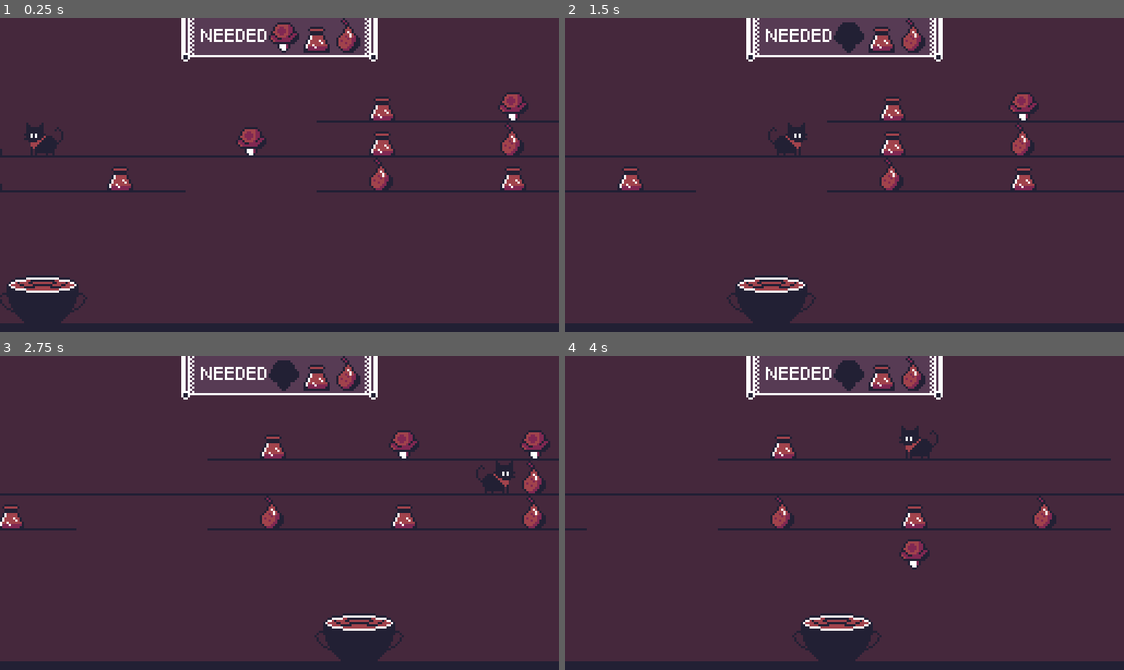
Above: before the commit, frames 1-4 (two rows, left to right).
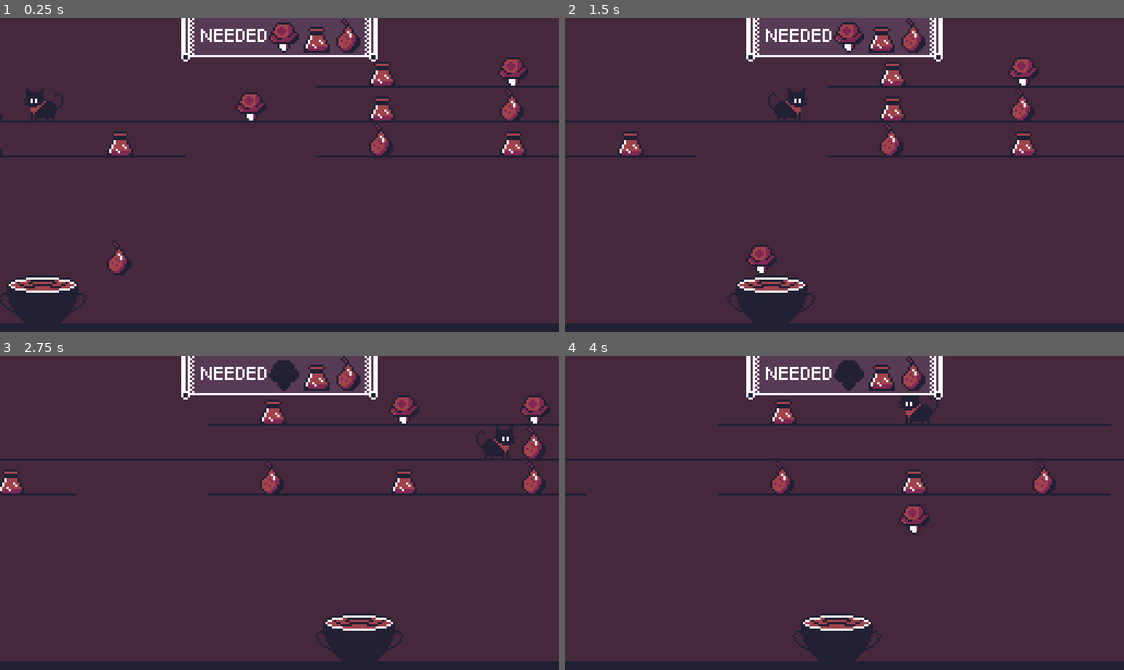
Above: after the commit, the same moments.

Repository: Bazooh/BlackCatJam
Game: Godot game, scene res://level/level.tscn
The game is run twice, just before and just after one commit, with the same random seed, the same clock (stepped at 60 frames per second) and the same inputs.
Inputs:
- Up to frame 1 (0.25 s): no input
- Up to frame 2 (1.5 s): hold Right (right) 0.53-1.28 s; hold S (down) from 1.28 s (still down)
- Up to frame 3 (2.75 s): release S (down) at 2.03 s; hold Right (right) from 2.03 s (still down)
- Up to frame 4 (4 s): release Right (right) at 2.78 s; hold W (up) 2.78-3.53 s; hold A (left) from 3.53 s (still down)

The runs differ from the first frame. In frame 1, 5.6% of the frame differs, in the area x 0-100%, y 12-82%; in frame 2, 5.2%; in frame 3, 5.9%, in the area x 0-100%, y 12-56%; in frame 4, 4.7%.

Commit message:
die if no space left

Diff:
--- a/entities/cat.gd
+++ b/entities/cat.gd
@@ -61,3 +61,8 @@
 
 	if not has_platform_below() or check_holes.global_position.x < 0 or check_holes.global_position.x > get_viewport_rect().size.x:
 		change_direction()
+
+		await get_tree().create_timer(2 * delta).timeout
+		if not has_platform_below():
+			print("Game Over")
+			queue_free()
--- a/level/level.tscn
+++ b/level/level.tscn
@@ -14,7 +14,7 @@
 centered = false
 
 [node name="Cat" parent="." instance=ExtResource("2_xf2dh")]
-position = Vector2(42, 56)
+position = Vector2(42, 40)
 speed = 100.0
 
 [node name="Witch" parent="." instance=ExtResource("2_b1rdj")]
@@ -23,7 +23,6 @@
 [node name="Platforms" type="Node2D" parent="."]
 script = ExtResource("4_dyxyi")
 platform_density = 0.6
-grid_y_offset = 48
 
 [node name="UI" type="Control" parent="."]
 layout_mode = 3
